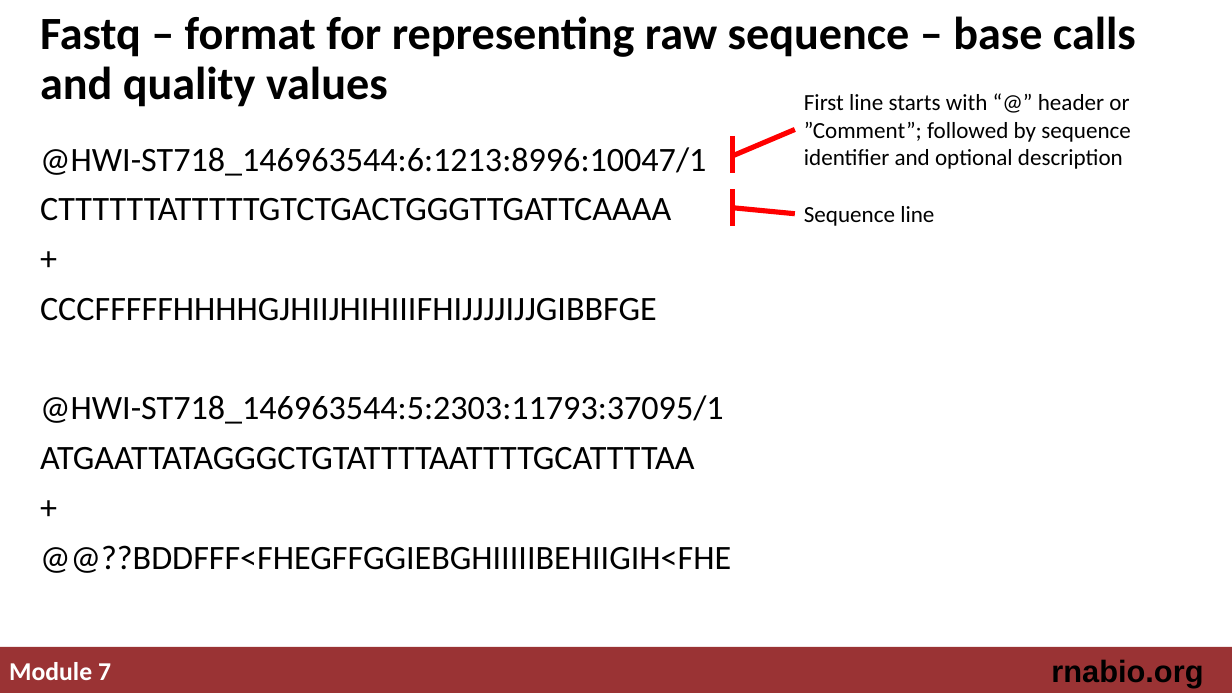
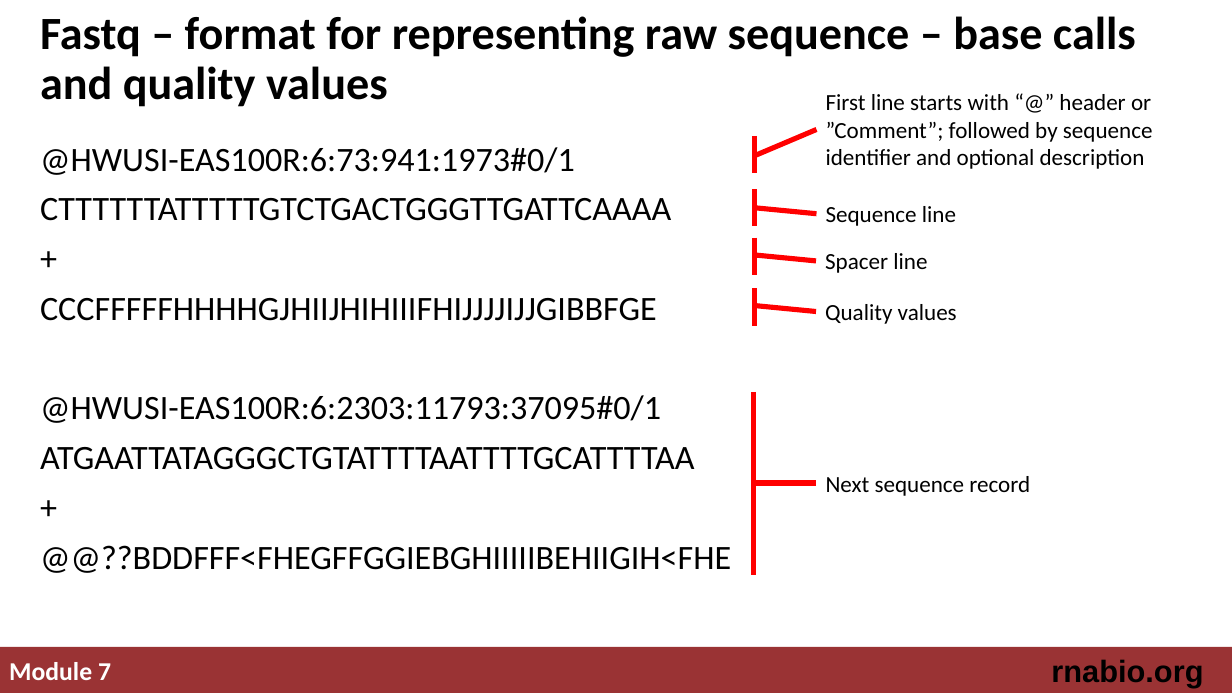
Before and after one commit to griffithlab/rnabio.org, a slide deck: slide 3 of assets/lectures/cbw-cshl/2019/mini/RNASeq_MiniLecture_07_FASTA_FASTQ_GTF.pptx. Drawn at 1232x693 pixels with LibreOffice and Linux fonts; fonts in the diff are those of the drawing. Boxes give left, top, right and bottom in pixels: in the first picture for what was removed or moved away, otherwise in the second. Text is boxed around its words. In the diff, an @@ line names an element or a change of style, - is before the commit and + after.

Commit message:
updated fasta/fastq/gtf slides

```diff
--- a/assets/lectures/cbw-cshl/2019/mini/RNASeq_MiniLecture_07_FASTA_FASTQ_GTF.pptx
+++ b/assets/lectures/cbw-cshl/2019/mini/RNASeq_MiniLecture_07_FASTA_FASTQ_GTF.pptx
@@ text at box(40, 147, 575, 175): text changed @@
-@HWI-ST718_146963544:6:1213:8996:10047/1
+@HWUSI-EAS100R:6:73:941:1973#0/1
@@ 4 lines, 2 texts: place and size @@
-4 lines, 2 texts at box(733, 94, 1131, 226)
+4 lines, 2 texts at box(754, 94, 1153, 226)
@@ line added from (754, 238) to (754, 275), #FF0000 4 pt @@
@@ line added from (816, 261) to (754, 255), #FF0000 4 pt @@
@@ text added at box(825, 253, 927, 273), 18 pt, text #000000 @@
+Spacer line
@@ line added from (754, 288) to (754, 325), #FF0000 4 pt @@
@@ line added from (816, 311) to (754, 306), #FF0000 4 pt @@
@@ text added at box(825, 304, 957, 324), 18 pt, text #000000 @@
+Quality values
@@ text at box(40, 395, 661, 423): text changed @@
-@HWI-ST718_146963544:5:2303:11793:37095/1
+@HWUSI-EAS100R:6:2303:11793:37095#0/1
@@ line added from (754, 392) to (754, 575), #FF0000 4 pt @@
@@ text added at box(826, 476, 1030, 496), 18 pt, text #000000 @@
+Next sequence record
@@ line added from (816, 483) to (753, 483), #FF0000 4 pt @@
```
Also in this commit, not shown: 1 other slide changed, 4 slides added, 1 slide removed.
